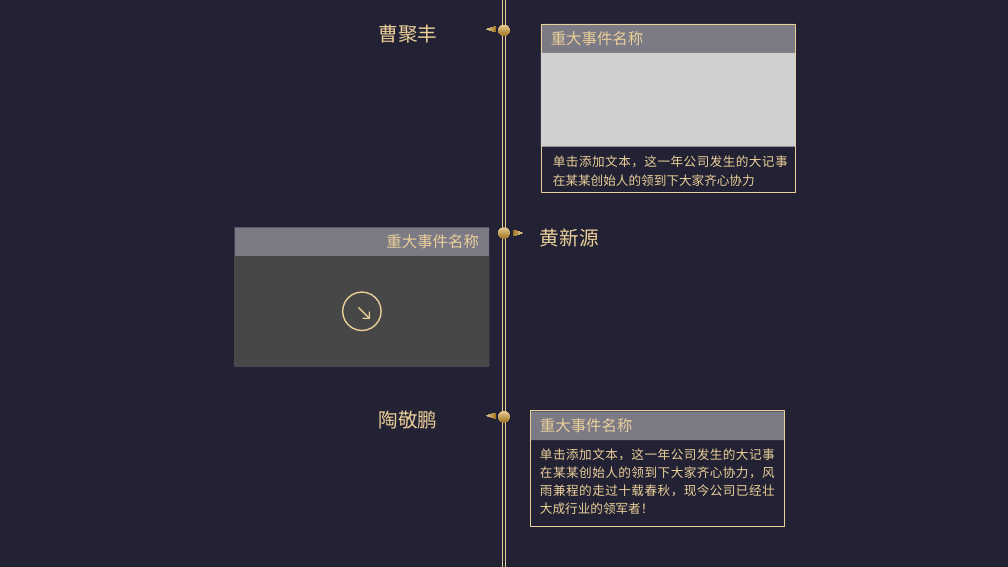
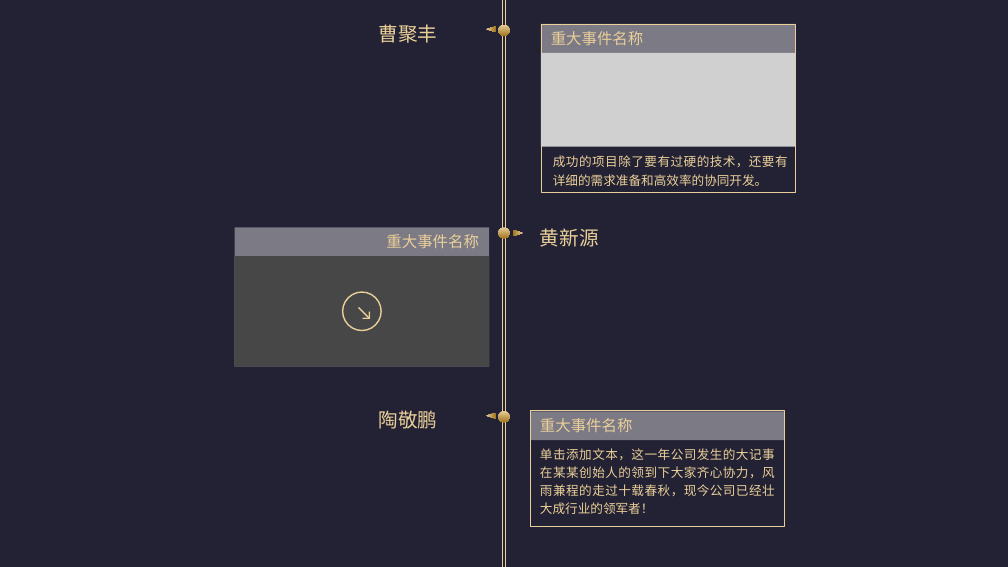
Before and after one commit to huangyong98k/FinancialGenius, a slide deck: slide 8 of document/理财精灵产品介绍-TFW.pptx. Drawn at 1008x567 pixels with LibreOffice and Linux fonts; fonts in the diff are those of the drawing; grey boxes stand for pictures. Boxes give left, top, right and bottom in pixels: in the first picture for what was removed or moved away, otherwise in the second. Text is boxed around its words. In the diff, an @@ line names an element or a change of style, - is before the commit and + after.

```diff
--- a/document/理财精灵产品介绍-TFW.pptx
+++ b/document/理财精灵产品介绍-TFW.pptx
@@ text at (553, 155, 788, 186): text changed @@
-单击添加文本，这一年公司发生的大记事在某某创始人的领到下大家齐心协力
+成功的项目除了要有过硬的技术，还要有详细的需求准备和高效率的协同开发。
```
Also in this commit, not shown: 1 other slide changed, 1 other file.
